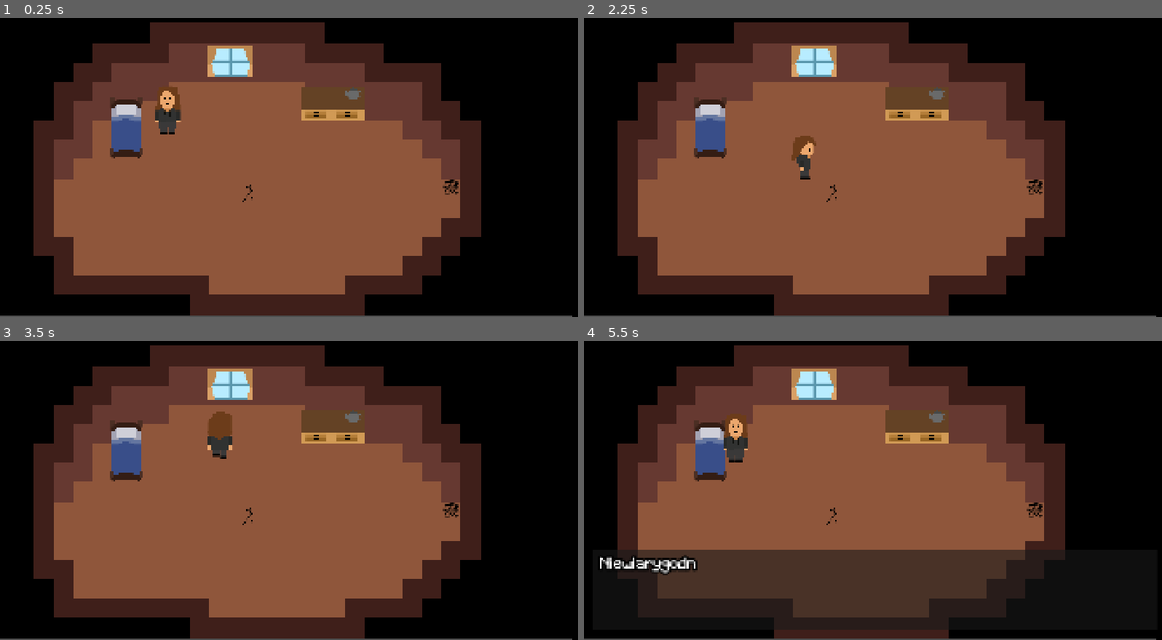
Above: before the commit, frames 1-4 (two rows, left to right).
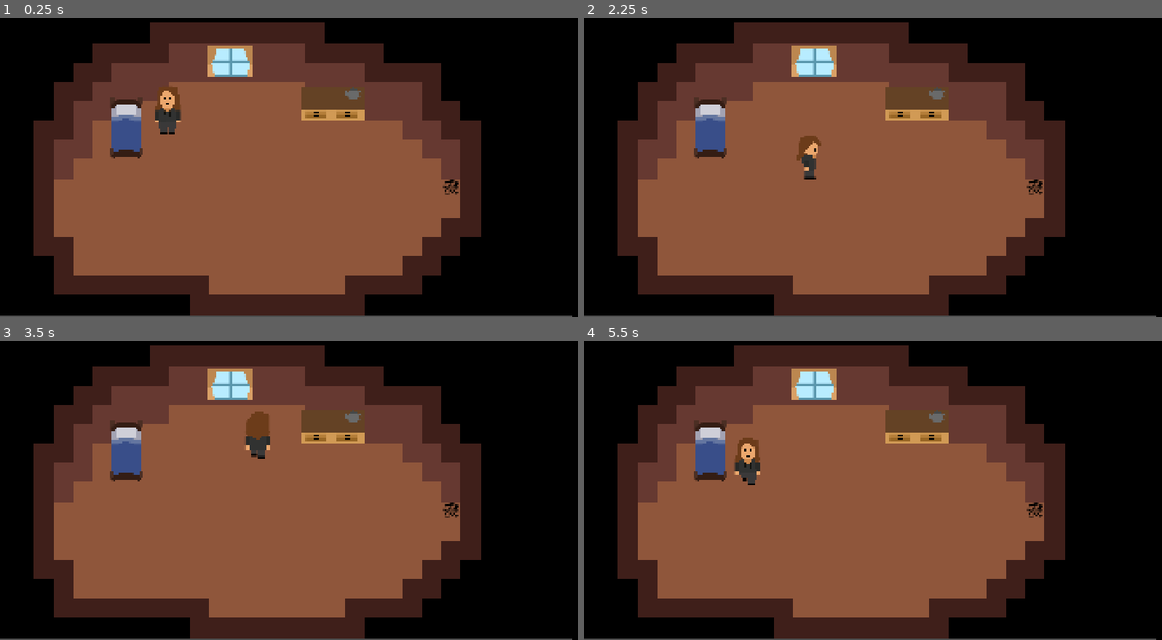
Above: after the commit, the same moments.

Repository: etper/pimpek-rpg-game
Game: Godot game, scene res://main.tscn
Same seed, same stepped clock (60 frames per second), same inputs: the game is played once before the commit and once after it.
Inputs:
- Up to frame 1 (0.25 s): no input
- Up to frame 2 (2.25 s): tap Enter at 0.5 s; hold D (move_right) 0.53-1.28 s; tap Z (interact) at 0.6, 2.1 s; hold S (move_down) 1.28-2.03 s; tap Shift (sprint) at 1.35 s; hold D (move_right) from 2.03 s (still down)
- Up to frame 3 (3.5 s): release D (move_right) at 2.78 s; hold W (move_up) from 2.78 s (still down); tap Shift (sprint) at 2.85 s
- Up to frame 4 (5.5 s): release W (move_up) at 3.53 s; hold A (move_left) 3.53-5.03 s; tap Z (interact) at 3.6, 5.1 s; tap Shift (sprint) at 4.35 s; hold S (move_down) from 5.03 s (still down)

The runs differ from the first frame. In frame 1, less than 0.1% of the frame differs, in the area x 41-44%, y 55-62%; in frame 2, 0.4%; in frame 3, 1.1%; in frame 4, 13%, in the area x 2-77%, y 26-93%.

Commit message:
main menu part 1

Diff:
--- a/main.tscn
+++ b/main.tscn
@@ -24,8 +24,6 @@
 [ext_resource type="Resource" uid="uid://c6u5ajvayp0x6" path="res://enemies/ant.tres" id="22_d13ii"]
 [ext_resource type="Script" uid="uid://bkgurhpwesdqe" path="res://scripts/events/start_battle.gd" id="22_ryguw"]
 [ext_resource type="PackedScene" uid="uid://bmceh7bop7par" path="res://scenes/item_notifications.tscn" id="24_1u8w0"]
-[ext_resource type="Texture2D" uid="uid://c15nwfobh8g2g" path="res://sprites/player_placeholder.png" id="25_lswn8"]
-[ext_resource type="Script" uid="uid://bukwlb3ropmuc" path="res://scripts/events/remove_item.gd" id="26_a6jrf"]
 
 [sub_resource type="TileSetAtlasSource" id="TileSetAtlasSource_5vw27"]
 texture = ExtResource("1_5vw27")
@@ -148,11 +146,6 @@
 text = "Woda gotowa!"
 metadata/_custom_type_script = "uid://dqkdu1jl2bi1e"
 
-[sub_resource type="Resource" id="Resource_82xsv"]
-script = ExtResource("8_kek77")
-text = "Otrzymujesz: Herbata x1"
-metadata/_custom_type_script = "uid://dqkdu1jl2bi1e"
-
 [sub_resource type="Resource" id="Resource_d13ii"]
 script = ExtResource("13_2cqfq")
 item_id = "Herbata"
@@ -165,7 +158,7 @@
 [sub_resource type="Resource" id="Resource_074og"]
 script = ExtResource("12_w48qg")
 text = "Tak"
-events = Array[ExtResource("7_5vw27")]([SubResource("Resource_vivmo"), SubResource("Resource_yaehf"), SubResource("Resource_cegan"), SubResource("Resource_82xsv"), SubResource("Resource_d13ii"), SubResource("Resource_getpj")])
+events = Array[ExtResource("7_5vw27")]([SubResource("Resource_vivmo"), SubResource("Resource_yaehf"), SubResource("Resource_cegan"), SubResource("Resource_d13ii"), SubResource("Resource_getpj")])
 metadata/_custom_type_script = "uid://dkkddgxrcrifg"
 
 [sub_resource type="Resource" id="Resource_2cqfq"]
@@ -189,11 +182,6 @@
 item_id = "Stare Skarpetki"
 metadata/_custom_type_script = "uid://b5ssf3oxs6qrq"
 
-[sub_resource type="Resource" id="Resource_1u8w0"]
-script = ExtResource("8_kek77")
-text = "Otrzymujesz: Stare Skarpetki x1"
-metadata/_custom_type_script = "uid://dqkdu1jl2bi1e"
-
 [sub_resource type="Resource" id="Resource_lswn8"]
 script = ExtResource("19_82xsv")
 metadata/_custom_type_script = "uid://e48rq7o4roy3"
@@ -207,17 +195,6 @@
 script = ExtResource("22_ryguw")
 enemy = ExtResource("22_d13ii")
 metadata/_custom_type_script = "uid://bkgurhpwesdqe"
-
-[sub_resource type="Resource" id="Resource_2t1bs"]
-script = ExtResource("8_kek77")
-text = "haha
-jestem zlodziejem!"
-metadata/_custom_type_script = "uid://dqkdu1jl2bi1e"
-
-[sub_resource type="Resource" id="Resource_tp5bc"]
-script = ExtResource("26_a6jrf")
-item_id = "Stare Skarpetki"
-metadata/_custom_type_script = "uid://bukwlb3ropmuc"
 
 [node name="Main" type="Node2D" unique_id=1148531345]
 
@@ -323,7 +300,7 @@
 [node name="KitchenCountertop2" parent="." unique_id=2022065344 instance=ExtResource("3_h2yge")]
 position = Vector2(1046, 377)
 sprite = ExtResource("11_efxa6")
-events = Array[ExtResource("7_5vw27")]([SubResource("Resource_ryguw"), SubResource("Resource_0odxb"), SubResource("Resource_1u8w0"), SubResource("Resource_lswn8")])
+events = Array[ExtResource("7_5vw27")]([SubResource("Resource_ryguw"), SubResource("Resource_0odxb"), SubResource("Resource_lswn8")])
 
 [node name="Sprite2D" parent="KitchenCountertop2" index="0" unique_id=122994009]
 texture = ExtResource("11_efxa6")
@@ -350,11 +327,6 @@
 
 [node name="ItemNotifications" parent="." unique_id=296417052 instance=ExtResource("24_1u8w0")]
 
-[node name="Interactable" parent="." unique_id=384747797 instance=ExtResource("3_h2yge")]
-position = Vector2(820, 671)
-sprite = ExtResource("25_lswn8")
-events = Array[ExtResource("7_5vw27")]([SubResource("Resource_2t1bs"), SubResource("Resource_tp5bc")])
-
 [editable path="Bed"]
 [editable path="Teapot"]
 [editable path="KitchenCountertop2"]
--- /dev/null
+++ b/scenes/main menu.tscn
@@ -0,0 +1,26 @@
+[gd_scene format=3 uid="uid://oqjnhwwiuo87"]
+
+[node name="MainMenu" type="Control" unique_id=1875050602]
+layout_mode = 3
+anchors_preset = 0
+
+[node name="VBoxContainer" type="VBoxContainer" parent="." unique_id=803905966]
+layout_mode = 0
+offset_right = 40.0
+offset_bottom = 40.0
+
+[node name="New Game" type="Label" parent="VBoxContainer" unique_id=394213953]
+layout_mode = 2
+text = "NEW GAME"
+
+[node name="Continue" type="Label" parent="VBoxContainer" unique_id=668096091]
+layout_mode = 2
+text = "CONTINUE"
+
+[node name="Settings" type="Label" parent="VBoxContainer" unique_id=910880387]
+layout_mode = 2
+text = "SETTINGS"
+
+[node name="Quit" type="Label" parent="VBoxContainer" unique_id=1454997552]
+layout_mode = 2
+text = "QUIT"
--- a/scripts/item_database.gd
+++ b/scripts/item_database.gd
@@ -8,5 +8,8 @@
 	"Stare Skarpetki": {
 		"name": "Stare Skarpetki",
 		"icon": "res://sprites/ants.png"
+	},
+	"Herbata": {
+		"name": "Herbata"
 	}
 }
